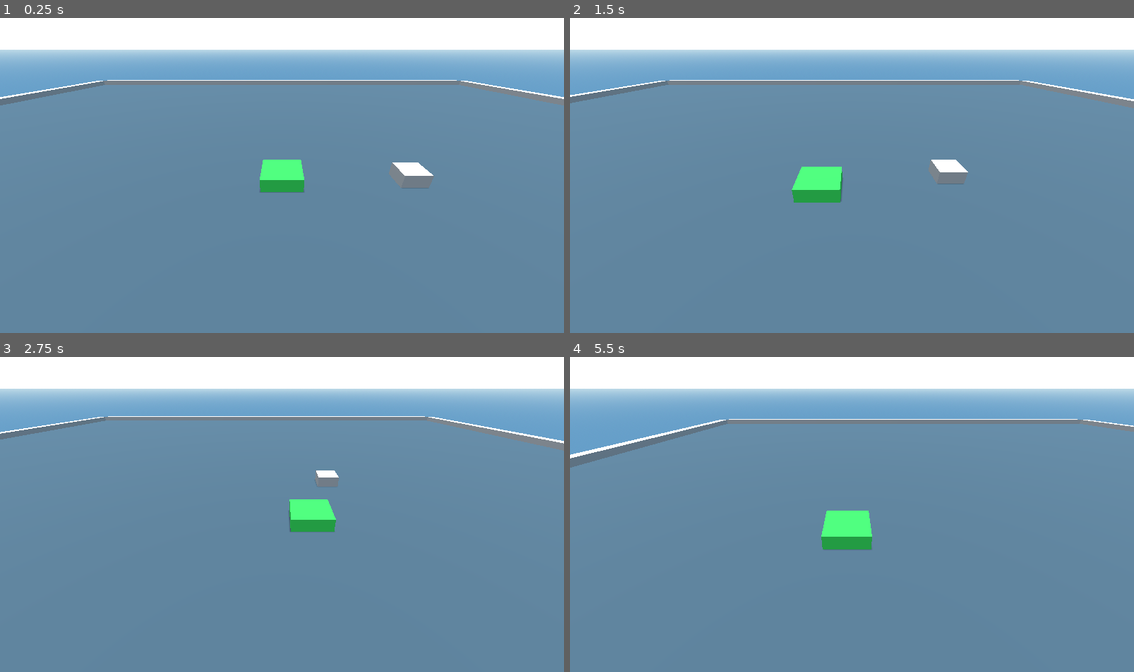
Above: before the commit, frames 1-4 (two rows, left to right).
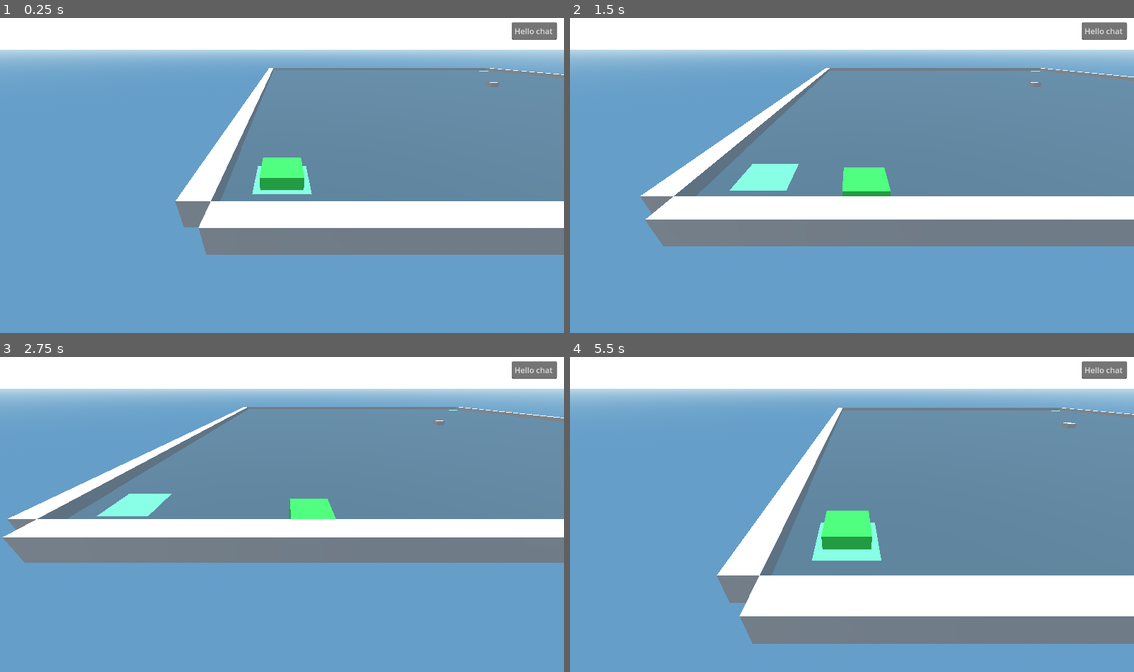
Above: after the commit, the same moments.

Repository: Althories/objcourseremake
Game: Godot game, scene res://Scenes/main.tscn
Two runs of this game, one before a commit and one after it. Both use one fixed random seed, a clock stepped at 60 frames per second and the inputs below. The project has no main scene, so this scene is started directly.
Inputs:
- Up to frame 1 (0.25 s): no input
- Up to frame 2 (1.5 s): hold D (move_right) 0.53-1.28 s; hold S (move_down) from 1.28 s (still down)
- Up to frame 3 (2.75 s): release S (move_down) at 2.03 s; hold D (move_right) from 2.03 s (still down)
- Up to frame 4 (5.5 s): release D (move_right) at 2.78 s; hold W (move_up) 2.78-3.53 s; hold A (move_left) 3.53-5.03 s; hold S (move_down) from 5.03 s (still down)

The runs differ from the first frame. In frame 1, 58% of the frame differs, in the area x 0-100%, y 1-100%; in frame 2, 56%; in frame 3, 57%; in frame 4, 47%.

Commit message:
a few changes
- made obstacle transformations local to scene
- added start and end planes
- reset player position to start plane
- fixed camera desync issue

Diff:
--- a/Scenes/Assets/obstacle.tscn
+++ b/Scenes/Assets/obstacle.tscn
@@ -3,8 +3,10 @@
 [ext_resource type="Script" uid="uid://x2moxvjvpyop" path="res://Scripts/obstacle.gd" id="1_wvtup"]
 
 [sub_resource type="BoxShape3D" id="BoxShape3D_8o5tm"]
+resource_local_to_scene = true
 
 [sub_resource type="BoxMesh" id="BoxMesh_wvtup"]
+resource_local_to_scene = true
 
 [node name="Obstacle" type="Area3D"]
 script = ExtResource("1_wvtup")
--- a/Scenes/main.tscn
+++ b/Scenes/main.tscn
@@ -43,13 +43,19 @@
 resource_local_to_scene = true
 size = Vector3(50, 1, 1)
 
+[sub_resource type="StandardMaterial3D" id="StandardMaterial3D_jjvhh"]
+albedo_color = Color(0.2832, 0.59, 0.503073, 1)
+
+[sub_resource type="PlaneMesh" id="PlaneMesh_kry3j"]
+material = SubResource("StandardMaterial3D_jjvhh")
+
 [node name="Main" type="Node"]
 
 [node name="Character" type="Node3D" parent="."]
 
 [node name="CharacterBody3D" type="CharacterBody3D" parent="Character"]
 unique_name_in_owner = true
-transform = Transform3D(1, 0, 0, 0, 1, 0, 0, 0, 1, 0, 0.25, 0)
+transform = Transform3D(1, 0, 0, 0, 1, 0, 0, 0, 1, -23, 0, 23)
 script = ExtResource("1_jjgbg")
 
 [node name="MeshInstance3D" type="MeshInstance3D" parent="Character/CharacterBody3D"]
@@ -60,7 +66,7 @@
 shape = SubResource("BoxShape3D_vwk55")
 
 [node name="CamController" type="Node3D" parent="Character/CharacterBody3D"]
-transform = Transform3D(1, 0, 0, 0, 0.855482, 0.517833, 0, -0.517833, 0.855482, 0, 0.25, 0)
+transform = Transform3D(1, 0, 0, 0, 0.855482, 0.517833, 0, -0.517833, 0.855482, -23, 0, 23)
 top_level = true
 
 [node name="CameraTarget" type="Node3D" parent="Character/CharacterBody3D/CamController"]
@@ -140,6 +146,16 @@
 [node name="Obstacle" parent="World/WorldGeometry/Obstacles" instance=ExtResource("3_jjvhh")]
 transform = Transform3D(1, 0, 0, 0, 1, 0, 0, 0, 1, 4.75257, 0, 0)
 
+[node name="Start_Plane" type="MeshInstance3D" parent="World/WorldGeometry"]
+transform = Transform3D(1, 0, 0, 0, 1, 0, 0, 0, 1, -23, 0, 23)
+mesh = SubResource("PlaneMesh_kry3j")
+skeleton = NodePath("../../..")
+
+[node name="End_Plane" type="MeshInstance3D" parent="World/WorldGeometry"]
+transform = Transform3D(1, 0, 0, 0, 1, 0, 0, 0, 1, 23, 0, -23)
+mesh = SubResource("PlaneMesh_kry3j")
+skeleton = NodePath("../../..")
+
 [node name="Audio" type="Node" parent="."]
 
 [node name="AudioStreamPlayer" type="AudioStreamPlayer" parent="Audio"]
@@ -148,4 +164,18 @@
 autoplay = true
 parameters/looping = true
 
+[node name="Control" type="Control" parent="."]
+layout_mode = 3
+anchors_preset = 0
+offset_right = 40.0
+offset_bottom = 40.0
+
+[node name="CodeEdit" type="CodeEdit" parent="Control"]
+layout_mode = 0
+offset_left = 1045.0
+offset_top = 12.0
+offset_right = 1138.0
+offset_bottom = 48.0
+text = "Hello chat"
+
 [connection signal="collided" from="World/WorldGeometry/Obstacles/Obstacle" to="Character/CharacterBody3D" method="_on_obstacle_collided"]
--- a/Scripts/character.gd
+++ b/Scripts/character.gd
@@ -29,5 +29,5 @@
 
 
 func _on_obstacle_collided() -> void:
-	#reset player position on obstacle collision
-	position = Vector3(0, 0, 0)
+	#reset player position to start plane on obstacle collision
+	position = Vector3(-23, 0, 23)
--- a/Scripts/obstacle.gd
+++ b/Scripts/obstacle.gd
@@ -10,6 +10,6 @@
 
 
 # Called every frame. 'delta' is the elapsed time since the previous frame.
-func _process(delta: float) -> void:
+func _process(_delta: float) -> void:
 	if overlaps_body(character):
 		emit_signal("collided")
Not shown: 1 places in Scenes/main.tscn that only renumber resources
